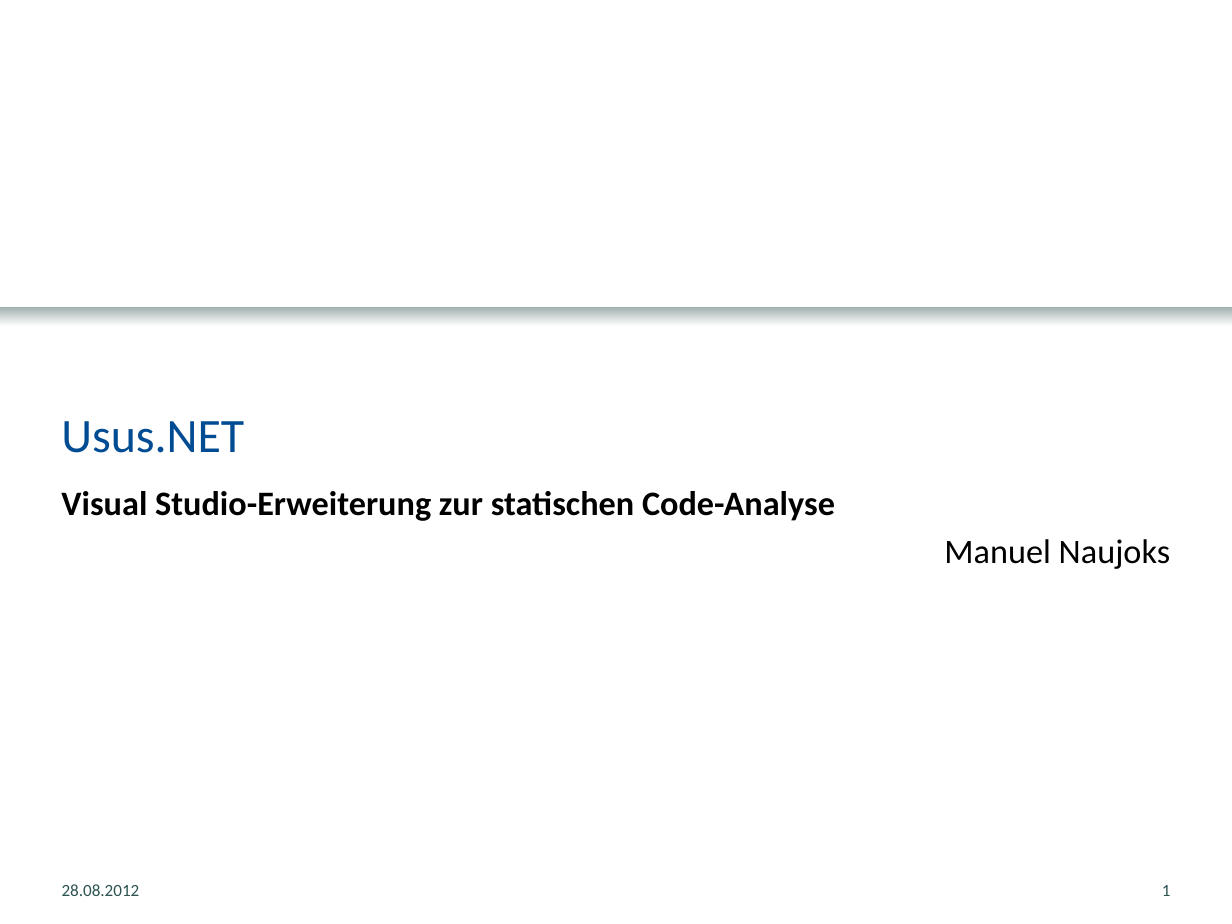
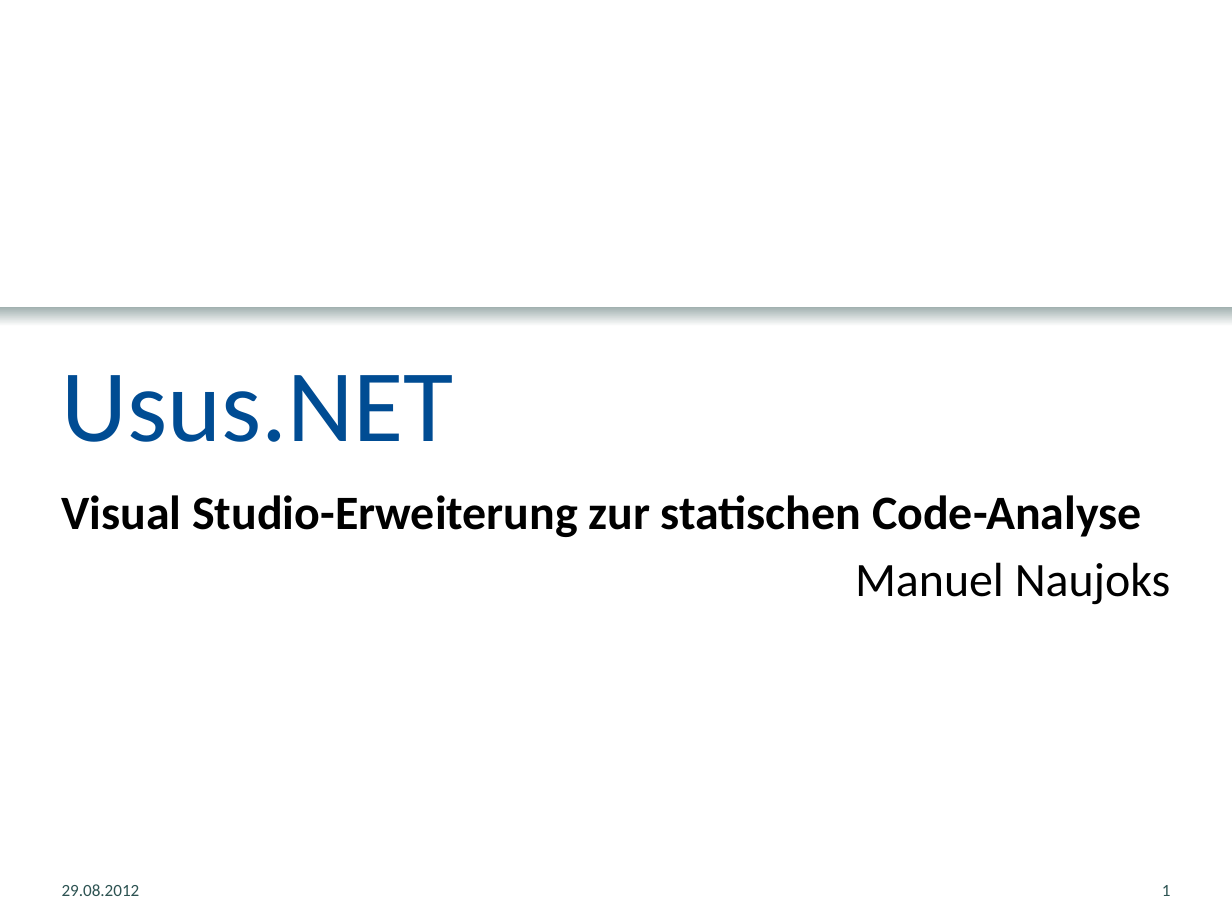
Before and after one commit to halllo/MTSS12, a slide deck: slide 1 of text/Usus.NET.pptx. Drawn at 1232x924 pixels with LibreOffice and Linux fonts; fonts in the diff are those of the drawing; background and template pictures are left out. Boxes give left, top, right and bottom in pixels: in the first picture for what was removed or moved away, otherwise in the second. Text is boxed around its words. In the diff, an @@ line names an element or a change of style, - is before the commit and + after.

```diff
--- a/text/Usus.NET.pptx
+++ b/text/Usus.NET.pptx
@@ title "Usus.NET" at (61, 375, 453, 442): size 28 to 60 pt @@
@@ subtitle "Visual Studio-Erweiterung zur statischen Code-Analyse" at (61, 495, 1171, 605): size 20 to 28 pt; more space between paragraphs @@
@@ text at (62, 884, 140, 896): text changed @@
-28.08.2012
+29.08.2012
```
Also in this commit, not shown: 44 other slides changed, 12 slides added.
